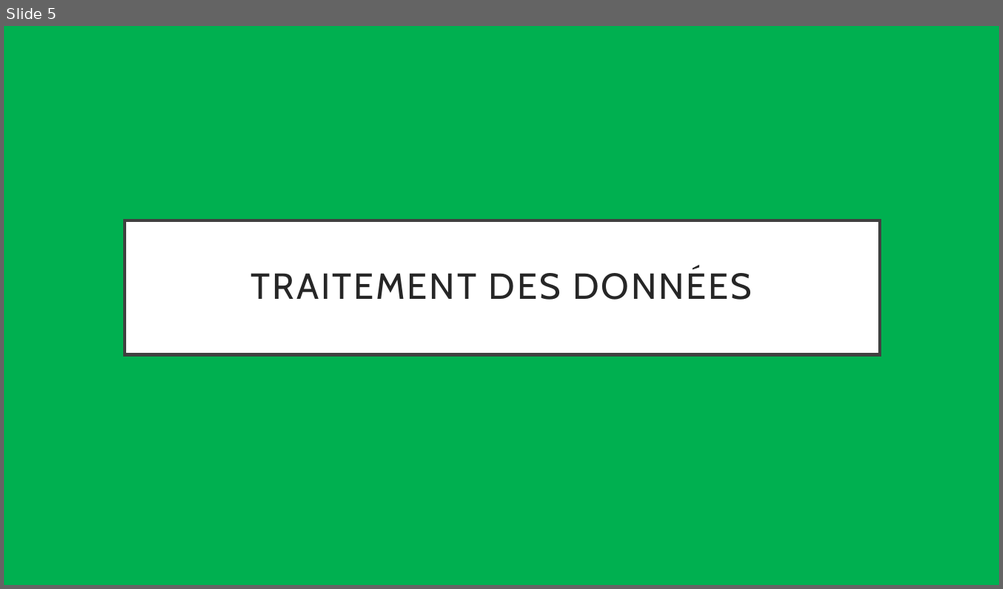
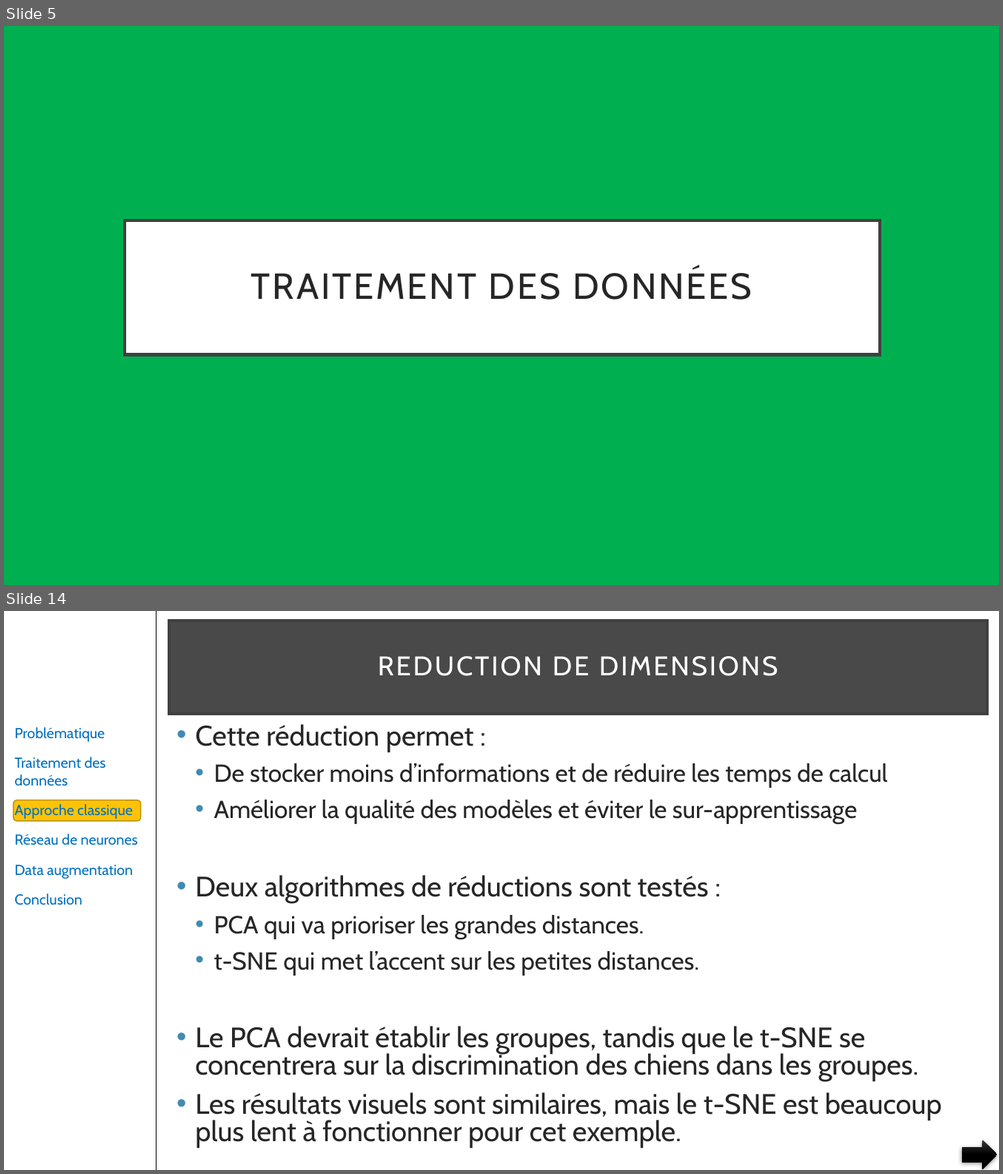
Before and after one commit to pfroide/python, a slide deck: Projet_7/p7.pptx. Shown one above the other, each under a label of ours: slide 5 before the commit, slides 5 and 14 after it; the slides between them are not shown. The pictures are 1003x589 and 1003x1174 pixels, drawn with LibreOffice and Linux fonts; fonts in the diff are those of the drawing. Boxes give left, top, right and bottom in pixels: in the first picture for what was removed or moved away, otherwise in the second. Text is boxed around its words. In the diff, an @@ line names an element or a change of style, - is before the commit and + after.

```diff
--- a/Projet_7/p7.pptx
+++ b/Projet_7/p7.pptx
@@ slide 14 added at (4, 611, 999, 1170), background #FFFFFF @@
@@ line added from (156, 611) to (156, 1170), #000000 1 pt @@
@@ title added at (169, 621, 987, 714), fill #0D0D0D at 75% opacity, outline #404040 2.5 pt, 26 pt, text #FFFFFF @@
+REDUCTION DE DIMENSIONS
@@ text added at (14, 727, 138, 906), 14 pt, text #0070C0 @@
+Problématique
+Traitement des données
+Approche classique
+Réseau de neurones
+Data augmentation
+Conclusion
@@ text added at (195, 724, 942, 1148), 27.2 pt, text #262626 @@
+• Cette réduction permet :
+  • De stocker moins d’informations et de réduire les temps de calcul
+  • Améliorer la qualité des modèles et éviter le sur-apprentissage
+• Deux algorithmes de réductions sont testés :
+  • PCA qui va prioriser les grandes distances.
+  • t-SNE qui met l’accent sur les petites distances.
+• Le PCA devrait établir les groupes, tandis que le t-SNE se concentrera sur la discrimination des chiens dans les groupes.
+• Les résultats visuels sont similaires, mais le t-SNE est beaucoup plus lent à fonctionner pour cet exemple.
@@ rounded rectangle added at (14, 800, 142, 821), fill #FEC306, outline #BC9004 1 pt @@
@@ right arrow added at (962, 1141, 997, 1170), fill gradient #393939 to #000000 @@
```
Also in this commit, not shown: 5 slides changed, 32 other slides added, 30 slides removed.
